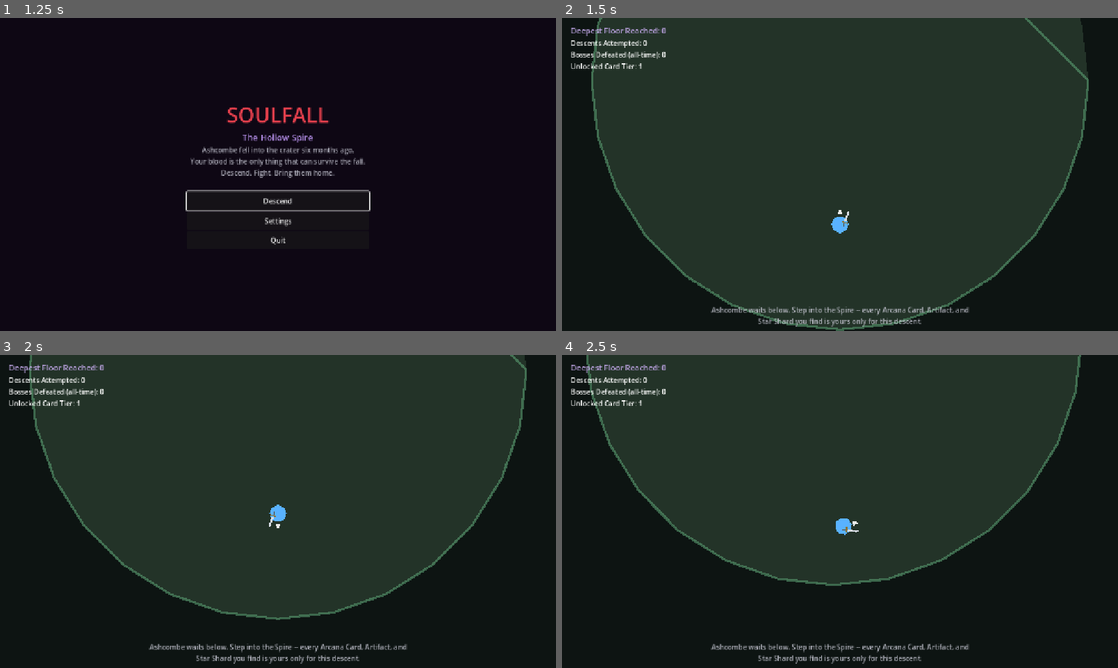
Above: before the commit, frames 1-4 (two rows, left to right).
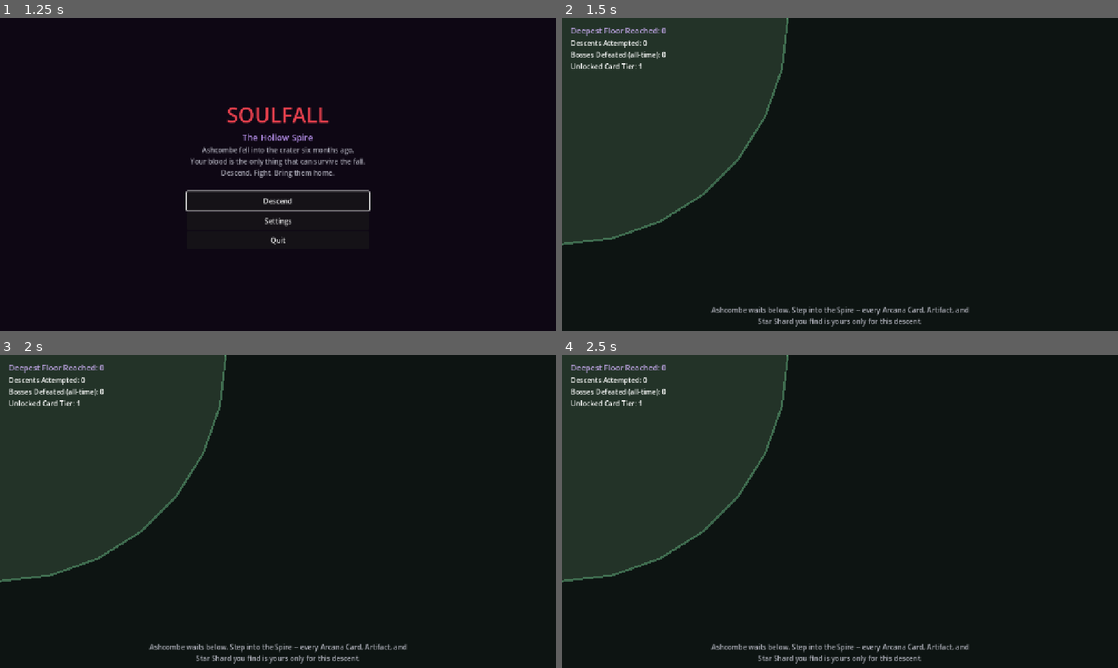
Above: after the commit, the same moments.

Repository: tommarziali-jpg/game_cloude_3.0
Game: Godot game, scene res://scenes/ui/StoryIntro.tscn
Same seed, same stepped clock (60 frames per second), same inputs: the game is played once before the commit and once after it.
Inputs (mouse positions are in pixels of both pictures, inside the frame that each line leads up to):
- Up to frame 1 (1.25 s): click "Skip" at 0.5 s
- Up to frame 2 (1.5 s): click "Descend" at 1.25 s
- Up to frame 3 (2 s): no input
- Up to frame 4 (2.5 s): tap Enter at 2 s; move the mouse to (962, 495) at 2.02 s; hold D (move_right) from 2.03 s (still down); click (962, 495) at 2.1 s

Frame 1 is identical in both runs. In frame 2, 62% of the frame differs, in the area x 0-95%, y 0-100%; in frame 3, 52%; in frame 4, 44%.
Error after the commit: Parse Error: Expected new line after "\". (res://scenes/player/Player.gd:182)

Commit message:
Support boss movement slow effect

Diff:
--- a/scenes/player/Player.gd
+++ b/scenes/player/Player.gd
@@ -50,6 +50,8 @@
 var sword_tween: Tween = null
 var external_pull_velocity: Vector2 = Vector2.ZERO
 var magnetic_weapon_busy: bool = false
+var boss_slow_timer: float = 0.0
+var boss_slow_multiplier: float = 1.0
 
 const PROJECTILE_SCENE := preload("res://scenes/projectile/Projectile.tscn")
 
@@ -73,7 +75,7 @@
 		if dash_timer <= 0.0:
 			is_dashing = false
 	else:
-		velocity = move_input * BASE_SPEED * PlayerStats.speed_multiplier() + external_pull_velocity
+		velocity = move_input * BASE_SPEED * PlayerStats.speed_multiplier() * boss_slow_multiplier + external_pull_velocity
 
 	move_and_slide()
 	external_pull_velocity = external_pull_velocity.move_toward(Vector2.ZERO, 1200.0 * delta)
@@ -176,6 +178,10 @@
 
 func _on_dash_cooldown_timeout() -> void:
 	can_dash = true
+
+func apply_boss_slow(duration: float, multiplier: float = 0.5) -> void:
+\tboss_slow_timer = max(boss_slow_timer, duration)
+\tboss_slow_multiplier = min(boss_slow_multiplier, clamp(multiplier, 0.1, 1.0))
 
 func external_pull(target: Vector2, strength: float = 1.0) -> void:
 	var direction := (target - global_position)
